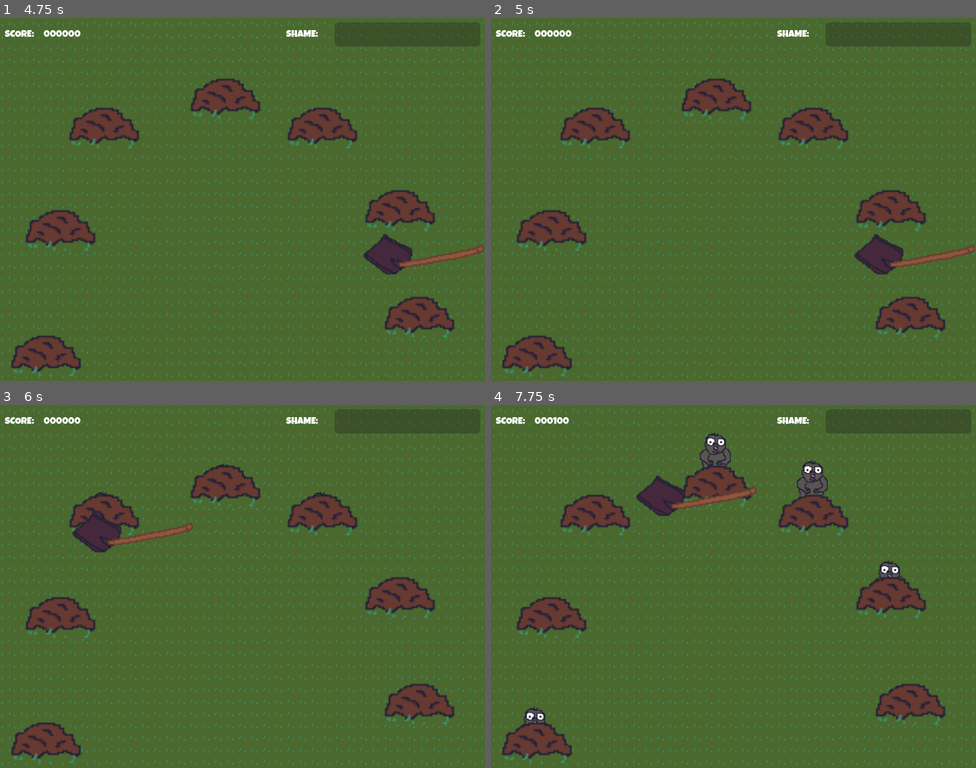
Above: before the commit, frames 1-4 (two rows, left to right).
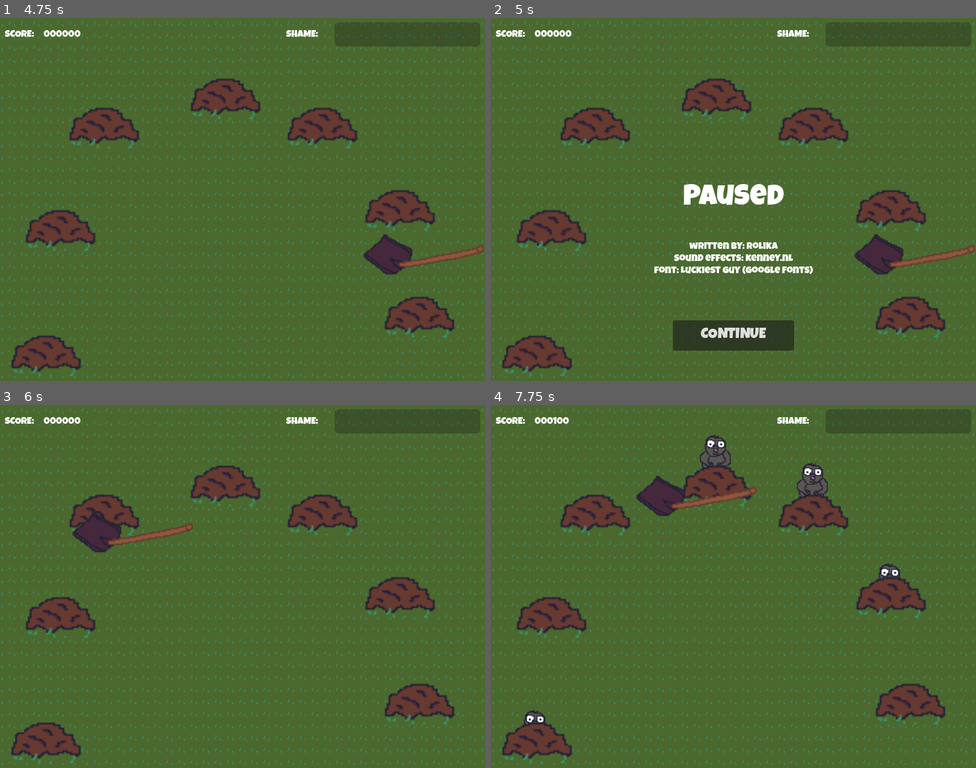
Above: after the commit, the same moments.

Repository: rolika/Mole
Game: Godot game, scene res://main.tscn
Two runs of this game, one before a commit and one after it. Both use one fixed random seed, a clock stepped at 60 frames per second and the inputs below.
Inputs (mouse positions are in pixels of both pictures, inside the frame that each line leads up to):
- Up to frame 1 (4.75 s): click "START" at 0.5 s; tap Enter at 1.25, 2.75, 4.25 s; move the mouse to (349, 181) at 1.27 s; press the mouse at (349, 181) at 1.28 s; tap Space at 2, 3.5 s; move the mouse to (145, 217) at 2.02 s; release the mouse at (145, 217) at 2.03 s; click (145, 217) at 2.1 s; move the mouse to (291, 119) at 2.77 s; press the mouse at (291, 119) at 2.78 s; move the mouse to (218, 272) at 3.52 s; release the mouse at (218, 272) at 3.53 s; click (218, 272) at 3.6 s; move the mouse to (388, 253) at 4.27 s; press the mouse at (388, 253) at 4.28 s
- Up to frame 2 (5 s): tap Escape (pause, bound only after the commit) at 4.9 s
- Up to frame 3 (6 s): release the mouse at (388, 640) at 5 s; click (242, 720) at 5 s, where only the run after the commit has a clickable "CONTINUE"; tap Space at 5.75 s; move the mouse to (97, 532) at 5.77 s; click (97, 532) at 5.85 s
- Up to frame 4 (7.75 s): move the mouse to (757, 586) at 6.52 s; press the mouse at (757, 586) at 6.53 s; move the mouse to (660, 495) at 7.27 s; release the mouse at (660, 495) at 7.28 s; click (660, 495) at 7.35 s

Frame 1 is identical in both runs. In frame 2, 4.1% of the frame differs, in the area x 33-67%, y 45-92%; in frame 3, less than 0.1%; in frame 4, 0.7%.

Commit message:
pause game & continue

Diff:
--- a/hud.gd
+++ b/hud.gd
@@ -5,6 +5,11 @@
 
 
 var format_score = "%06d"
+
+
+func _ready():
+	$ContinueButton.hide()
+	$CreditsLabel.hide()
 
 
 func update_score(score):
@@ -31,3 +36,18 @@
 	await get_tree().create_timer(2.0).timeout
 	$Title.text ="Malicious\nMoles"
 	$StartButton.show()
+
+
+func _on_player_paused():
+	get_tree().paused = true
+	$Title.text = "Paused"
+	$Title.show()
+	$ContinueButton.show()
+	$CreditsLabel.show()
+
+
+func _on_continue_button_pressed():
+	$Title.hide()
+	$ContinueButton.hide()
+	$CreditsLabel.hide()
+	get_tree().paused = false
--- a/hud.tscn
+++ b/hud.tscn
@@ -85,4 +85,40 @@
 step = 1.0
 show_percentage = false
 
+[node name="ContinueButton" type="Button" parent="."]
+process_mode = 2
+anchors_preset = 7
+anchor_left = 0.5
+anchor_top = 1.0
+anchor_right = 0.5
+anchor_bottom = 1.0
+offset_left = -100.0
+offset_top = -100.0
+offset_right = 100.0
+offset_bottom = -50.0
+grow_horizontal = 2
+grow_vertical = 0
+theme_override_fonts/font = ExtResource("2_upekl")
+theme_override_font_sizes/font_size = 24
+text = "CONTINUE"
+
+[node name="CreditsLabel" type="Label" parent="."]
+anchors_preset = 7
+anchor_left = 0.5
+anchor_top = 1.0
+anchor_right = 0.5
+anchor_bottom = 1.0
+offset_left = -128.0
+offset_top = -230.0
+offset_right = 129.0
+offset_bottom = -152.0
+grow_horizontal = 2
+grow_vertical = 0
+theme_override_fonts/font = ExtResource("2_upekl")
+text = "written by: rolika
+sound effects: kenney.nl
+font: Luckiest Guy (Google Fonts)"
+horizontal_alignment = 1
+
 [connection signal="pressed" from="StartButton" to="." method="_on_start_button_pressed"]
+[connection signal="pressed" from="ContinueButton" to="." method="_on_continue_button_pressed"]
--- a/main.tscn
+++ b/main.tscn
@@ -71,6 +71,7 @@
 stream = ExtResource("8_ltqqj")
 
 [connection signal="game_over" from="." to="HUD" method="_on_main_game_over"]
+[connection signal="paused" from="Player" to="HUD" method="_on_player_paused"]
 [connection signal="smashed" from="Player" to="." method="_on_player_smashed"]
 [connection signal="smashed" from="Player" to="Mole" method="_on_player_smashed"]
 [connection signal="smashed" from="Player" to="Mole2" method="_on_player_smashed"]
--- a/player.gd
+++ b/player.gd
@@ -2,6 +2,7 @@
 
 
 signal smashed
+signal paused
 
 
 func _process(_delta):
@@ -12,3 +13,5 @@
 func _input(event):
 	if event.is_action_pressed("smash"):
 		smashed.emit()
+	if event.is_action_pressed("pause"):
+		paused.emit()
--- a/project.godot
+++ b/project.godot
@@ -34,6 +34,11 @@
 , Object(InputEventKey,"resource_local_to_scene":false,"resource_name":"","device":0,"window_id":0,"alt_pressed":false,"shift_pressed":false,"ctrl_pressed":false,"meta_pressed":false,"pressed":false,"keycode":0,"physical_keycode":32,"key_label":0,"unicode":0,"echo":false,"script":null)
 ]
 }
+pause={
+"deadzone": 0.5,
+"events": [Object(InputEventKey,"resource_local_to_scene":false,"resource_name":"","device":0,"window_id":0,"alt_pressed":false,"shift_pressed":false,"ctrl_pressed":false,"meta_pressed":false,"pressed":false,"keycode":0,"physical_keycode":4194305,"key_label":0,"unicode":0,"echo":false,"script":null)
+]
+}
 
 [rendering]
 
